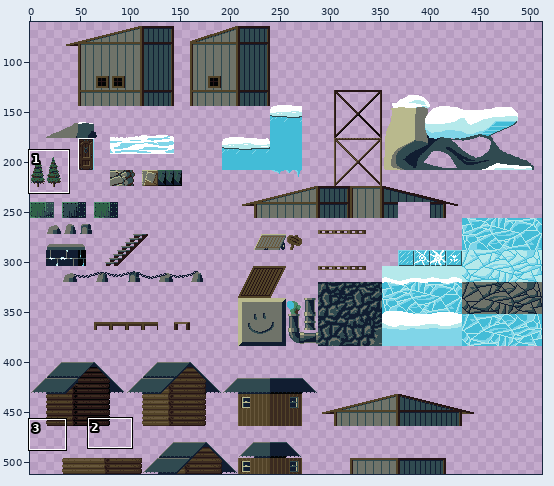
Pixel-art file, stored at assets/Tile/WinterWorking.ase. Above, an overview of the earlier version with the close-up marked.
Close-up. Old version:
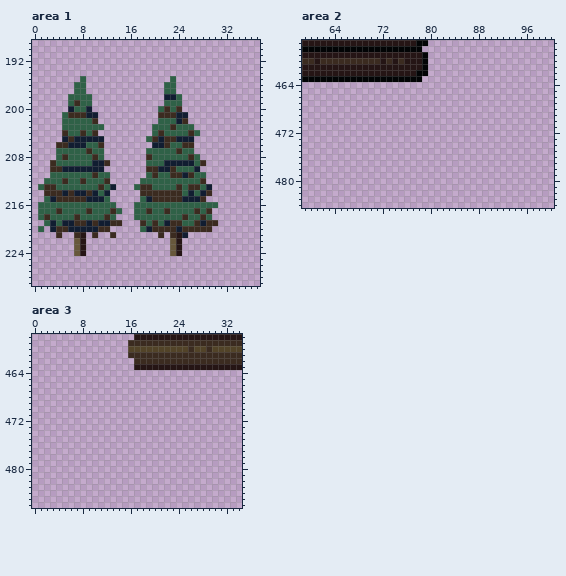
512x512 pixels, 1 frame. Shown: area 1: x 0..37, y 189..229; area 2: x 59..100, y 457..484; area 3: x 0..34, y 458..486. The wide view leaves out empty margins.
Now the later version:
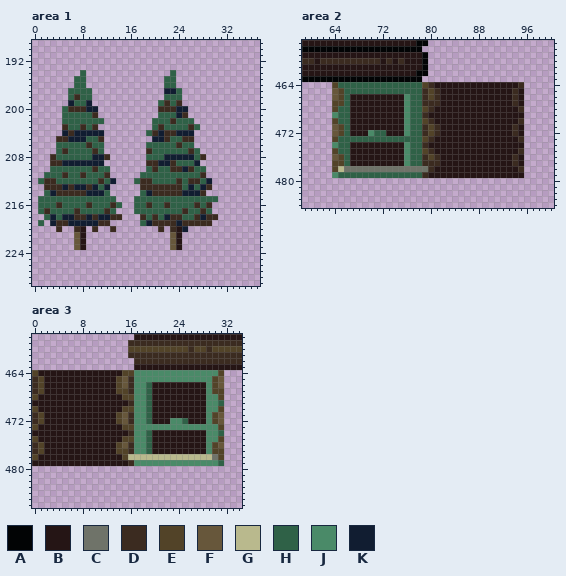
Palette (. is transparent): A #020405  B #251515  C #6f7369  D #3b2b20  E #524328  F #67573b  G #b9b98d  H #2f6147  J #4a8a68  K #111d31
From old to new:
Changed rows in their new state; - is an unchanged pixel.
Area 1:
first column x 1:
194 -------H--------------H-------
195 ------H--------------H--------
197 -----H--H------------KKH------
198 ------D--------------HH-------
199 -----KH-K-----------HD-D------
200 ----HDDD-K----------D-DKK-----
201 -----HHHHD----------HHH-D-----
202 ---------HH--------H--DHHH----
203 ----D--D-D.---------D-H--DH---
204 ----KDKKKKK-------HDKDDKKK.---
205 ---DDK--HHD-------.K--HHDD----
206 ---HHHHHD-H-------HHHH-DHH----
207 ----D---HD--------D----H-DH---
208 --D-H----KKD------H--KKKKK-D--
209 ---DKKKKK--.------DDK-DHHHK.--
210 --HHHHHHHDHH------H-HH-DKDHH--
211 -H--D--D-H-D-----H-H--HHHH-D--
212 HDD-H--H--DHK---HDD----D-DDHK-
213 .--DKDKKDKHK.---.--DDDD--KHKD-
214 -HK-D-DDK-KH-----HK-----K-KD.-
215 H-HHHHHHHHH-H---H-HHHHHHHHHHHH
216 ---D----D---DH----D--D----D-D.
217 -D-H--D-H--DH.----H--H--D-HDH-
218 .HK-KK-DKDKKDD--.D-D-KDDH-DKDD
219 H.-DD-KK-KDD..---HK-DD-KDD-D-.
220 .-.-..DB.D..D----...-.-BK....-
221 ---.--F--.--.-------.-F-.-----
224 ------..--------------..------
Area 2:
first column x 64:
464 EHHHHHHHHHHHHHHEDBBBBBBBBBBBBBBD
465 FEHHHHHHHHHHHHHDEDBBBBBBBBBBBBDB
466 FEHBBBBBBBBBJHHDEDBBBBBBBBBBBBDB
467 EEHBBBBBBBBBJHHDDDBBBBBBBBBBBBDB
468 EHHBBBBBBBBBJHHEDBBBBBBBBBBBBBBD
469 JHHBBBBBBBBBJHHDBBBBBBBBBBBBBBBB
470 EHHBBBBBBBBBJHHEDBBBBBBBBBBBBBBD
471 FEHBBBBBBBBBJHHDEDBBBBBBBBBBBBDB
472 FEHBBBJHHBBBJHHDEDBBBBBBBBBBBBDB
473 EHHHHHHHHHHHHHHEDBBBBBBBBBBBBBBD
474 JHHBBBBBBBBBJHHDBBBBBBBBBBBBBBBB
475 EHHBBBBBBBBBJHHEDBBBBBBBBBBBBBBD
476 FEHBBBBBBBBBJHHDEDBBBBBBBBBBBBDB
477 EEHBBBBBBBBBJHHDDDBBBBBBBBBBBBDB
478 EGCCCCCCCCCCCCCCDBBBBBBBBBBBBBBD
479 JHHHHHHHHHHHHHHDBBBBBBBBBBBBBBBB
Area 3:
first column x 0:
464 EBBBBBBBBBBBBBBEEJJJJJJJJJJJJJJE
465 DEBBBBBBBBBBBBEFDJJJJJJJJJJJJJEF
466 DEBBBBBBBBBBBBEFDJJHBBBBBBBBBJEF
467 DEBBBBBBBBBBBBEEDJJHBBBBBBBBBJEE
468 EBBBBBBBBBBBBBBEEJJHBBBBBBBBBJJE
469 BBBBBBBBBBBBBBBBDJJHBBBBBBBBBJJH
470 EBBBBBBBBBBBBBBEEJJHBBBBBBBBBJJE
471 DEBBBBBBBBBBBBEFDJJHBBBBBBBBBJEF
472 DEBBBBBBBBBBBBEFDJJHBBBJJHBBBJEF
473 EBBBBBBBBBBBBBBEEJJJJJJJJJJJJJJE
474 BBBBBBBBBBBBBBBBDJJHBBBBBBBBBJJH
475 EBBBBBBBBBBBBBBEEJJHBBBBBBBBBJJE
476 DEBBBBBBBBBBBBEFDJJHBBBBBBBBBJEF
477 DEBBBBBBBBBBBBEEDJJHBBBBBBBBBJEE
478 EBBBBBBBBBBBBBBEGGGGGGGGGGGGGGCE
479 BBBBBBBBBBBBBBBBDJJJJJJJJJJJJJJH
Changed places in both close-ups, as pixel boxes (x1, y1, x2, y2):
changed: (38, 70, 218, 256)
added: (332, 82, 524, 178)
added: (32, 370, 224, 466)
